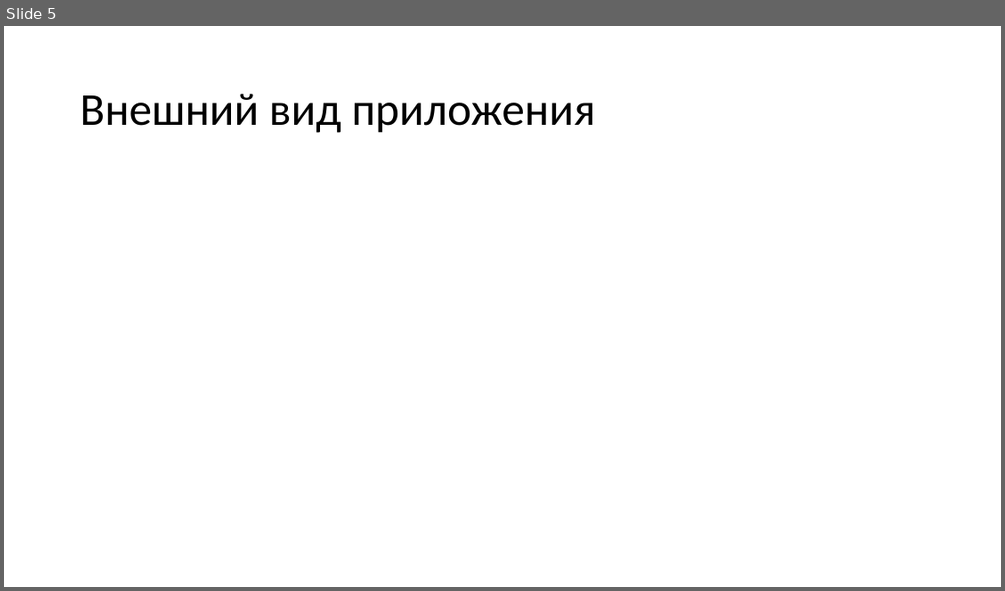
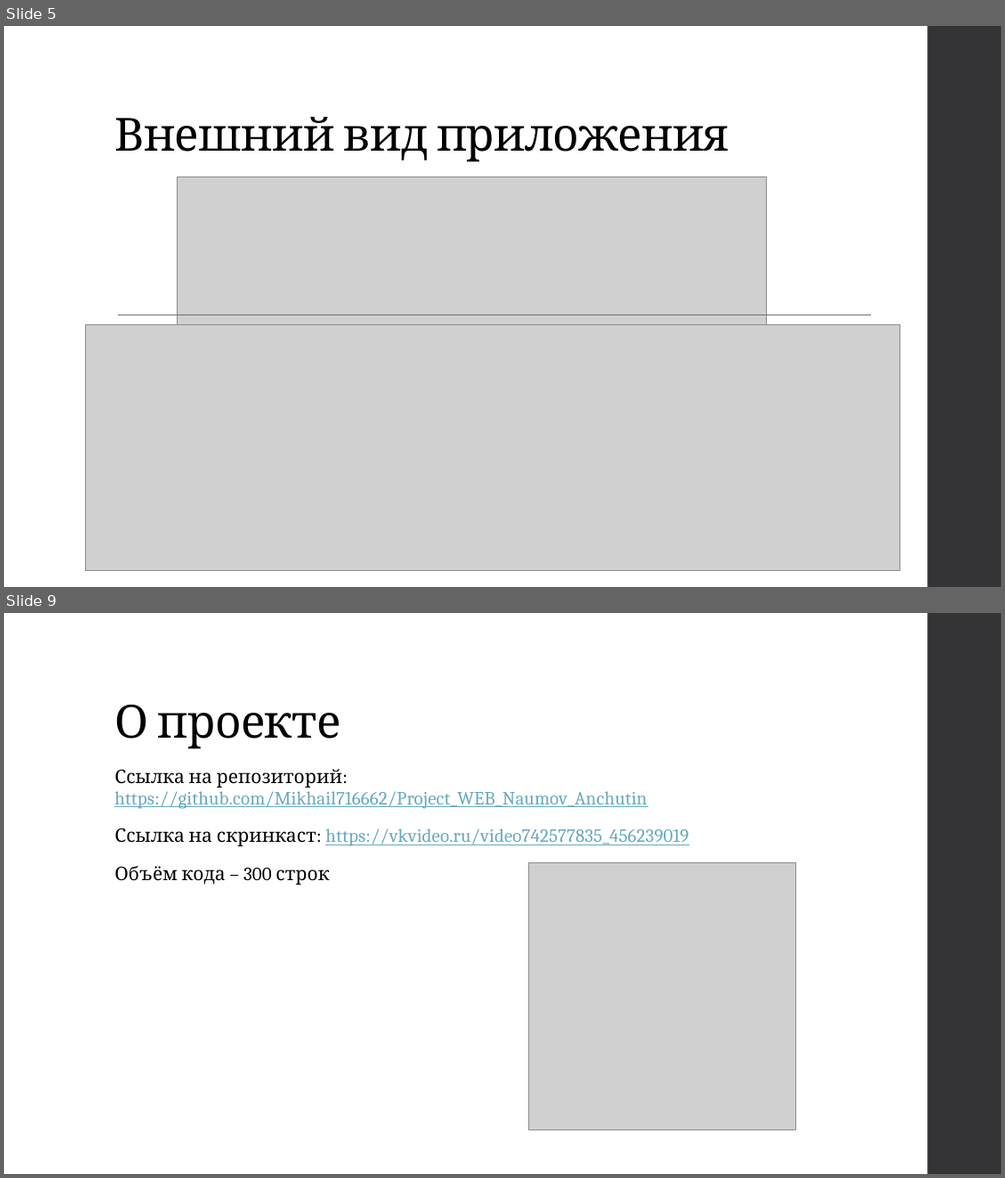
Before and after one commit to Mikhail716662/Project_WEB_Naumov_Anchutin, a slide deck: materials/presentation.pptx. Shown one above the other, each under a label of ours: slide 5 before the commit, slides 5 and 9 after it; the slides between them are not shown. The pictures are 1005x591 and 1005x1178 pixels, drawn with LibreOffice and Linux fonts; fonts in the diff are those of the drawing; grey boxes stand for pictures. Boxes give left, top, right and bottom in pixels: in the first picture for what was removed or moved away, otherwise in the second. Text is boxed around its words. In the diff, an @@ line names an element or a change of style, - is before the commit and + after.

```diff
--- a/materials/presentation.pptx
+++ b/materials/presentation.pptx
@@ slide 9 added at (x1=4, y1=613, x2=1001, y2=1174), background #FFFFFF; not listed: 1 template element that a slide beside it also shows @@
@@ title added at (x1=114, y1=704, x2=341, y2=749), 44 pt, text #000000 @@
+О проекте
@@ text added at (x1=114, y1=769, x2=688, y2=884), 18 pt, text #67AABF, underline @@
+Ссылка на репозиторий: https://github.com/Mikhail716662/Project_WEB_Naumov_Anchutin
+Ссылка на скринкаст: https://vkvideo.ru/video742577835_456239019
+Объём кода – 300 строк
@@ picture added at (x1=528, y1=863, x2=795, y2=1130) @@
@@ slide 5 changed as well @@
@@ rectangle added at (x1=928, y1=26, x2=1001, y2=587), fill #353537 @@
@@ title "Внешний вид приложения" moved from (x1=80, y1=94, x2=596, y2=133) to (x1=114, y1=117, x2=728, y2=162) @@
@@ title "Внешний вид приложения" at (x1=114, y1=117, x2=728, y2=162): font Calibri to Cambria, letter spacing 0 to -0.5 pt; vertical alignment middle to bottom @@
@@ picture added at (x1=178, y1=177, x2=767, y2=363) @@
@@ line added from (118, 314) to (872, 314), #6F6F74 0.75 pt @@
@@ picture added at (x1=86, y1=324, x2=900, y2=571) @@
```
Also in this commit, not shown: 4 other slides changed, 5 other slides added, 4 slides removed.
